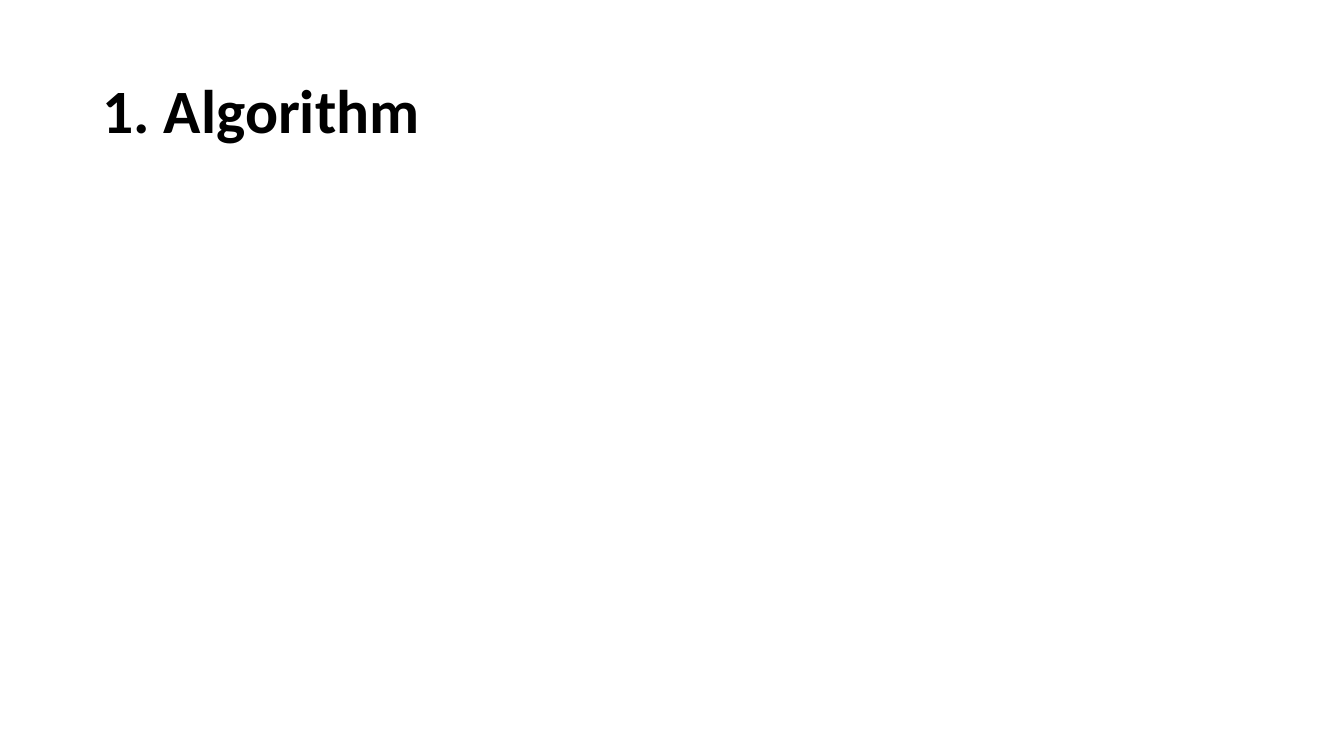
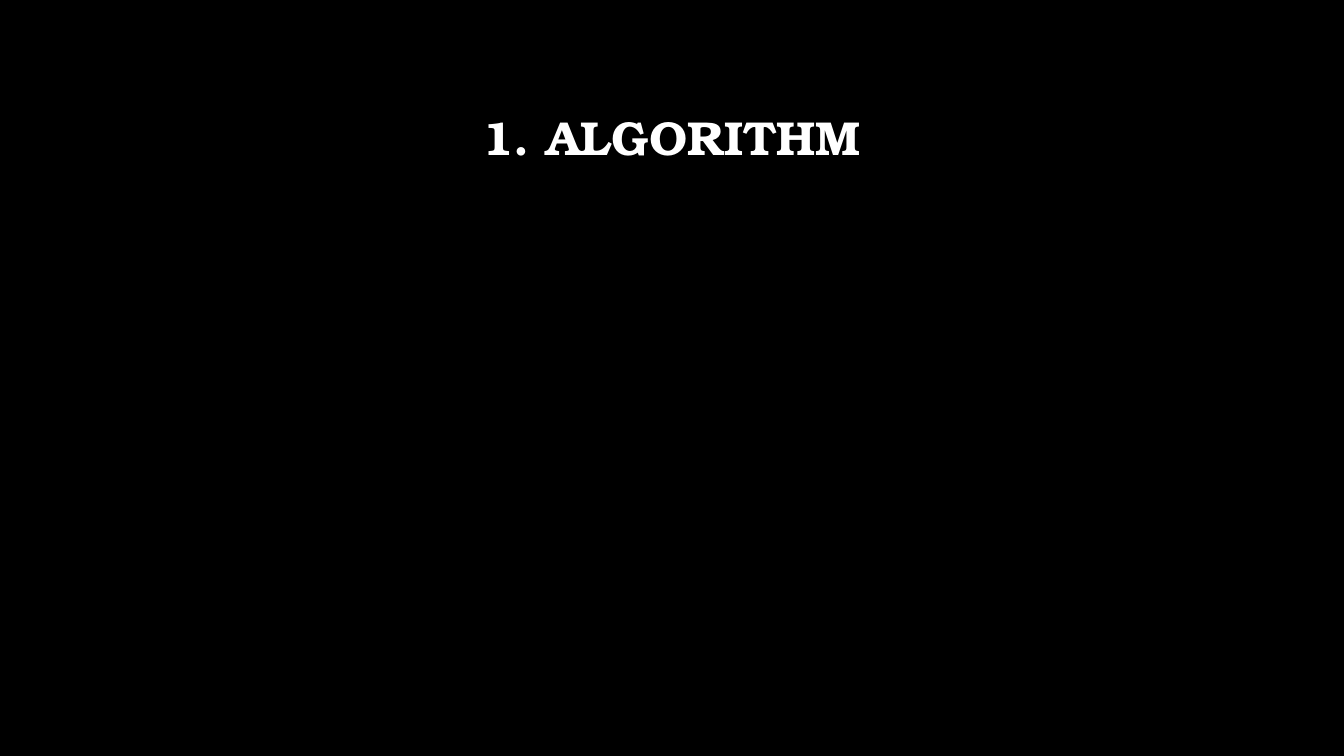
Before and after one commit to hohaicongthuan/Share-To-Other, a slide deck: slide 3 of Group Project/FloatingPointSquareRoot/Floating Point Squareroot.pptx. Drawn at 1344x756 pixels with LibreOffice and Linux fonts; fonts in the diff are those of the drawing; grey boxes stand for pictures; background and template pictures are left out. Boxes give left, top, right and bottom in pixels: in the first picture for what was removed or moved away, otherwise in the second. Text is boxed around its words. In the diff, an @@ line names an element or a change of style, - is before the commit and + after.

```diff
--- a/Group Project/FloatingPointSquareRoot/Floating Point Squareroot.pptx
+++ b/Group Project/FloatingPointSquareRoot/Floating Point Squareroot.pptx
@@ background #FFFFFF to picture (left out) @@
@@ title at <box>483,122,860,156</box>: text changed; size 44 to 34 pt; font Calibri to TeX Gyre Bonum; text colour #000000 to #FFFFFF @@
-1. Algorithm
+1. ALGORITHM
```
Also in this commit, not shown: 21 other slides changed, 1 slide added.
